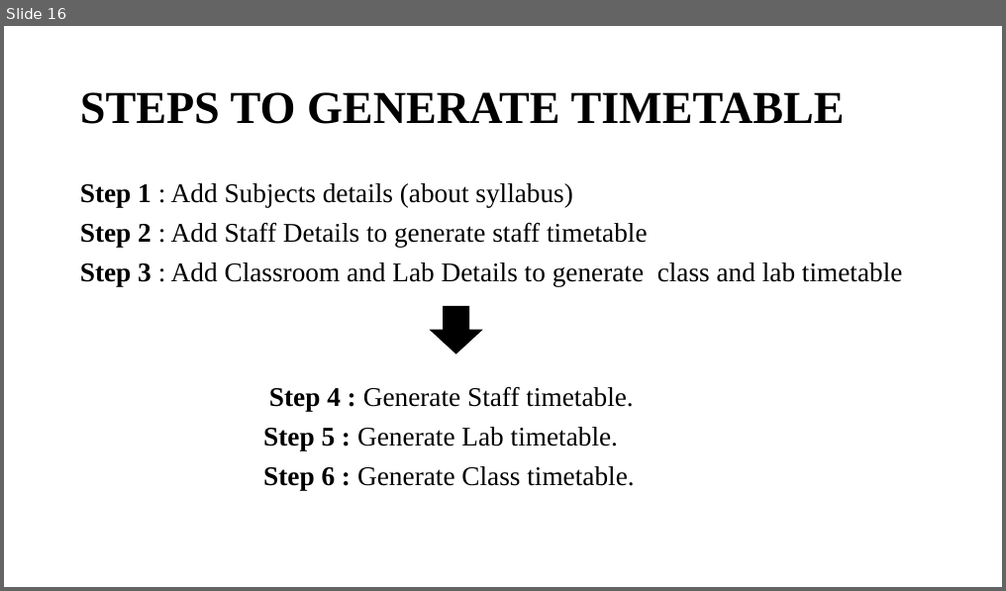
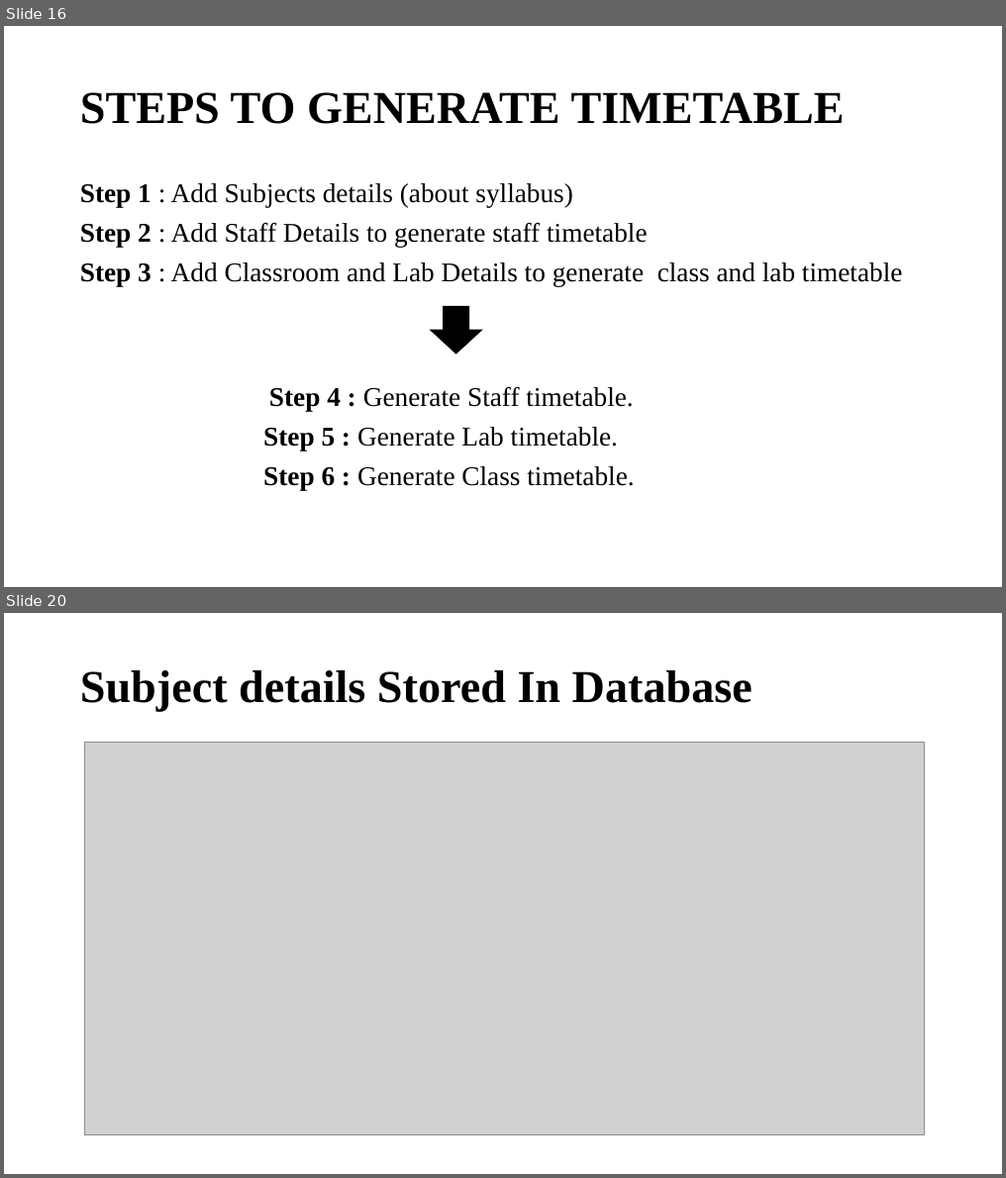
Before and after one commit to MSPVLPolytechnicCollege/Academic-Planner, a slide deck: review I.pptx. Shown one above the other, each under a label of ours: slide 16 before the commit, slides 16 and 20 after it; the slides between them are not shown. The pictures are 1006x591 and 1006x1178 pixels, drawn with LibreOffice and Linux fonts; fonts in the diff are those of the drawing; grey boxes stand for pictures. Boxes give left, top, right and bottom in pixels: in the first picture for what was removed or moved away, otherwise in the second. Text is boxed around its words. In the diff, an @@ line names an element or a change of style, - is before the commit and + after.

```diff
--- a/review I.pptx
+++ b/review I.pptx
@@ slide 20 added at [4, 613, 1002, 1174], background #FFFFFF @@
@@ title added at [80, 670, 752, 712], 44 pt, text #000000, bold @@
+Subject details Stored In Database
@@ picture added at [84, 742, 924, 1136] @@
```
Also in this commit, not shown: 4 slides changed, 7 other slides added, 7 slides removed.
